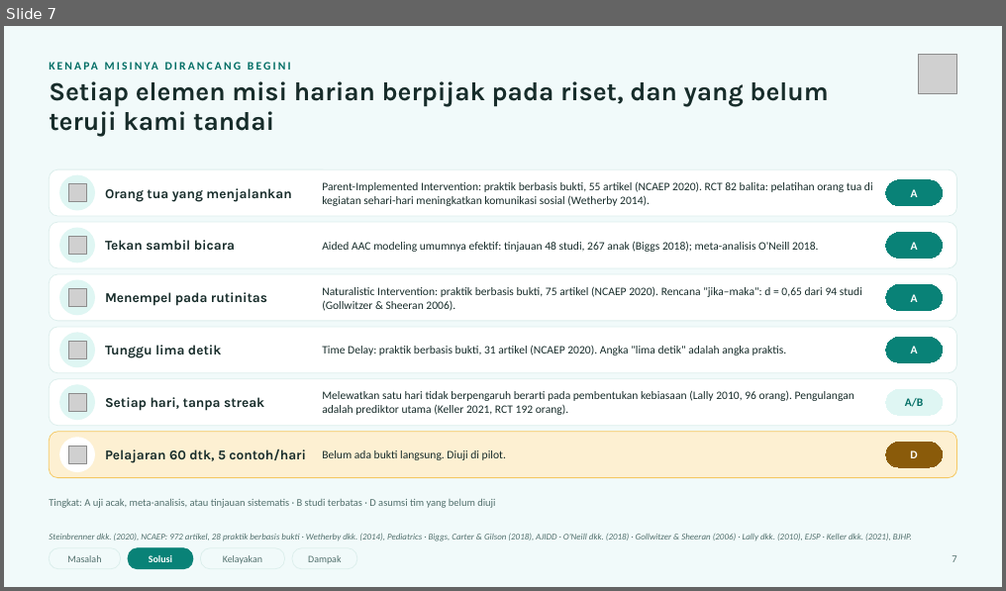
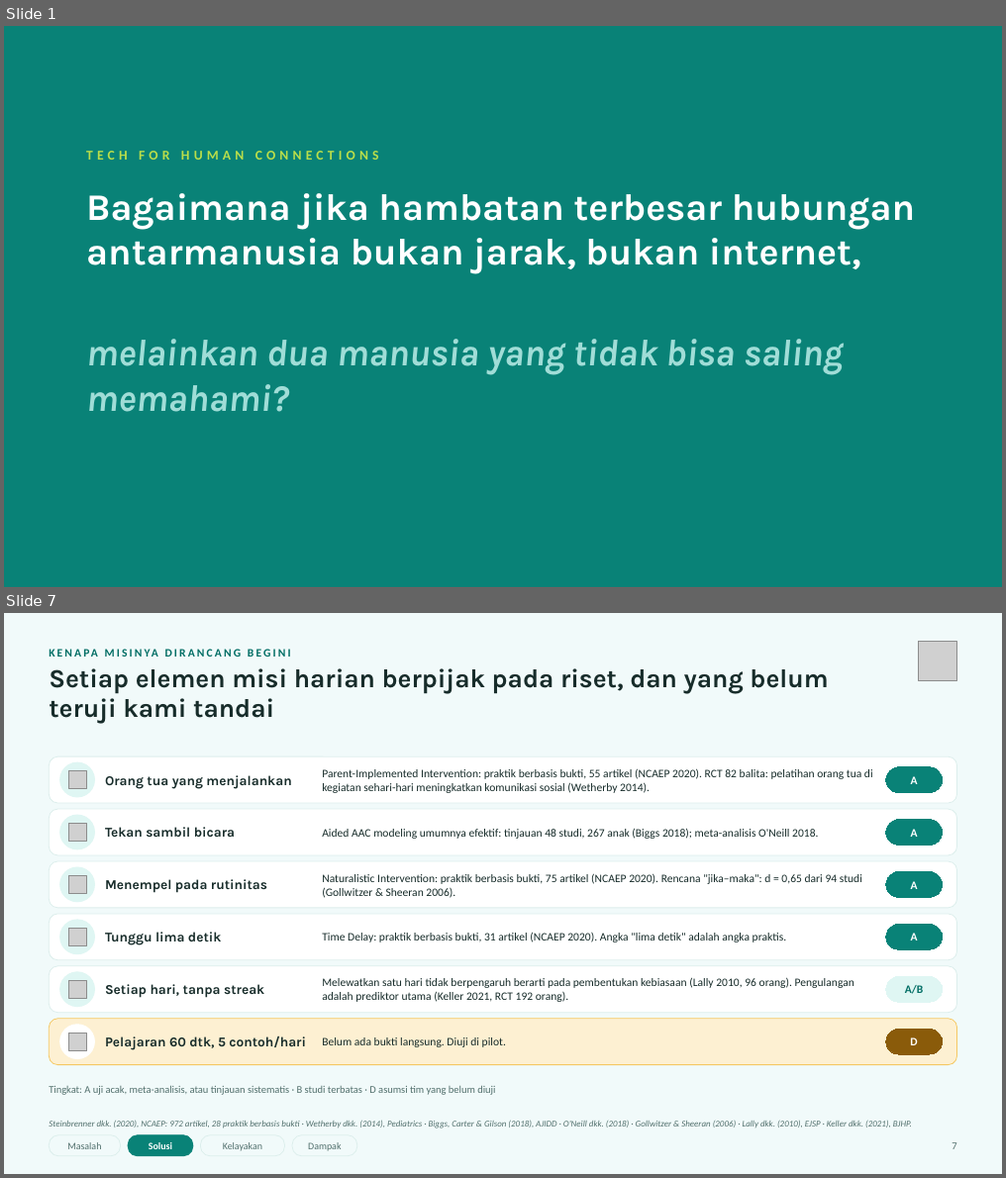
Before and after one commit to MikaelAdikara/Nyambung, a slide deck: deck/Nyambung-Pitch-Deck.pptx. Shown one above the other, each under a label of ours: slide 7 before the commit, slides 1 and 7 after it; the slides between them are not shown. The pictures are 1006x591 and 1006x1178 pixels, drawn with LibreOffice and Linux fonts; fonts in the diff are those of the drawing; grey boxes stand for pictures. Boxes give left, top, right and bottom in pixels: in the first picture for what was removed or moved away, otherwise in the second. Text is boxed around its words. In the diff, an @@ line names an element or a change of style, - is before the commit and + after.

```diff
--- a/deck/Nyambung-Pitch-Deck.pptx
+++ b/deck/Nyambung-Pitch-Deck.pptx
@@ slide 1 added at box(4, 26, 1002, 587), background #098277 @@
@@ text added at box(86, 151, 379, 160), 13 pt, text #BADE4A, bold @@
+TECH FOR HUMAN CONNECTIONS
@@ text added at box(86, 193, 915, 274), 36 pt, text #FFFFFF, bold @@
+Bagaimana jika hambatan terbesar hubungan antarmanusia bukan jarak, bukan internet,
@@ text added at box(86, 339, 843, 412), 36 pt, text #A0DDD7, bold, italic @@
+melainkan dua manusia yang tidak bisa saling memahami?
```
Also in this commit, not shown: 11 slides changed, 2 other slides added, 2 slides removed, 3 other files.
